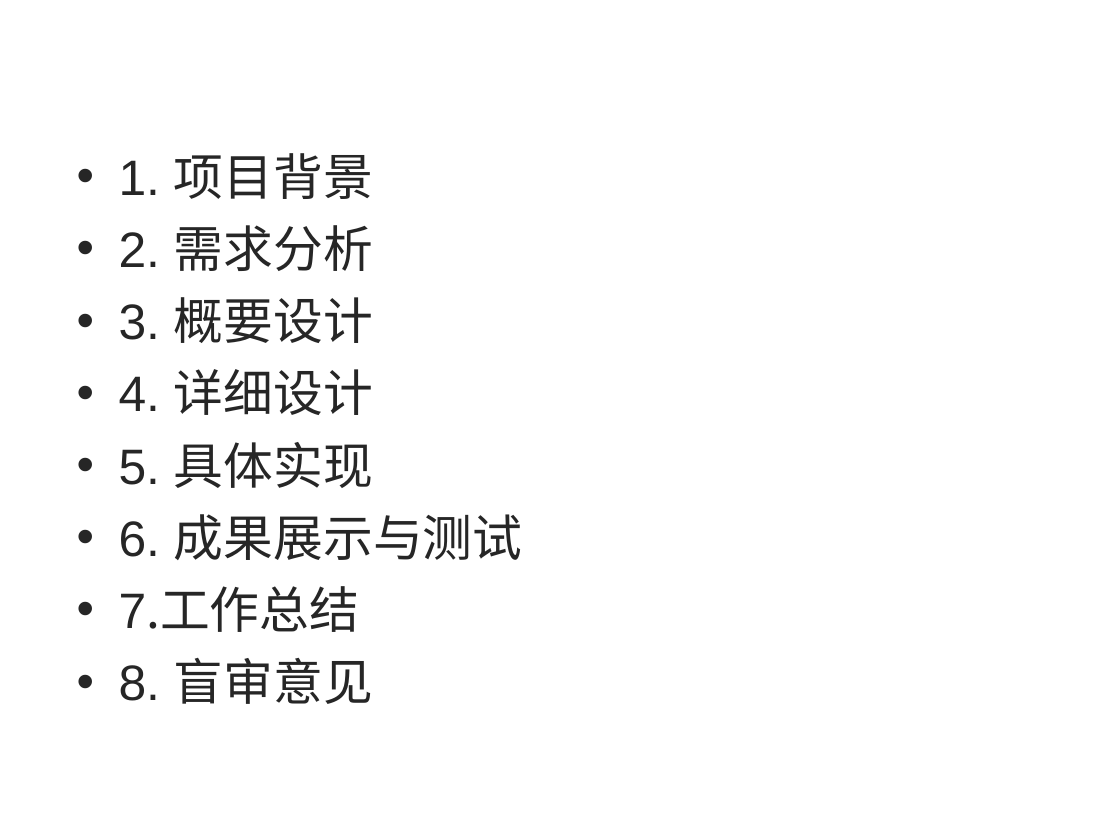
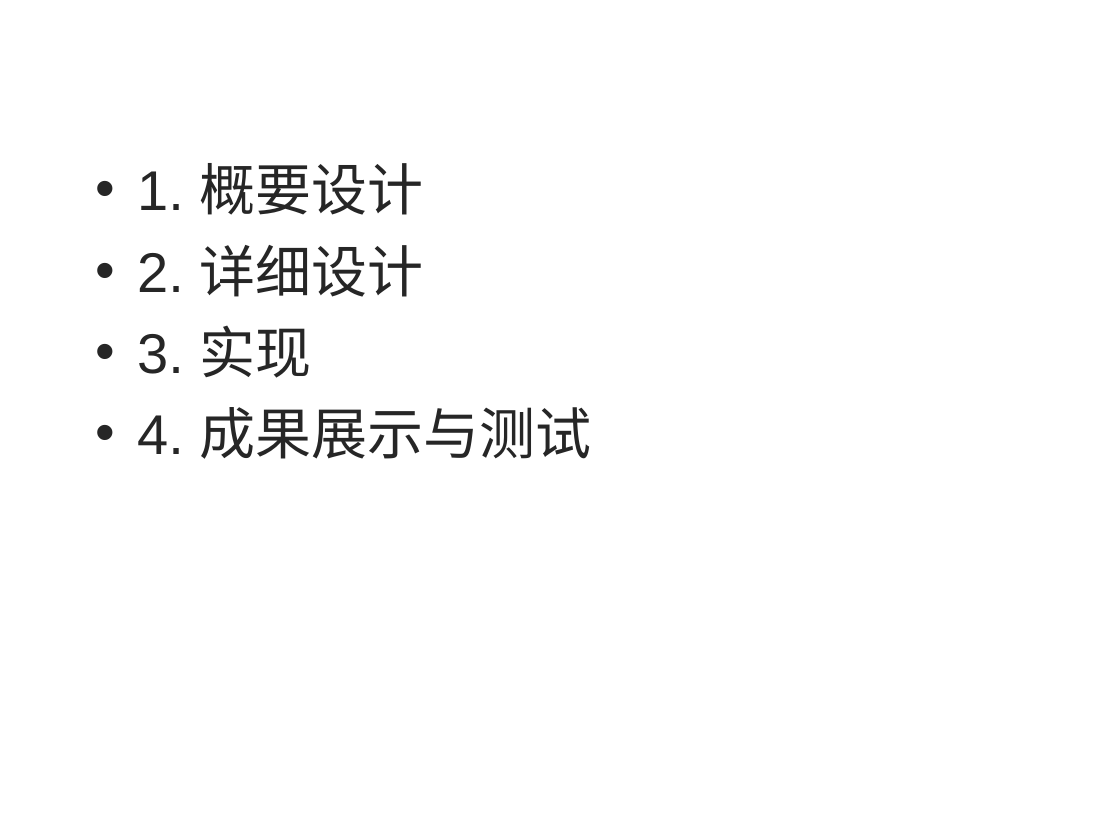
Before and after one commit to azadjun/paper, a slide deck: slide 10 of 答辩-李俊SA14226354.ppt (slide 2 before the commit). Drawn at 1120x840 pixels with LibreOffice and Linux fonts; fonts in the diff are those of the drawing; background and template pictures are left out. Boxes give left, top, right and bottom in pixels: in the first picture for what was removed or moved away, otherwise in the second. Text is boxed around its words. In the diff, an @@ line names an element or a change of style, - is before the commit and + after.

```diff
--- a/答辩-李俊SA14226354.ppt
+++ b/答辩-李俊SA14226354.ppt
@@ text at <box>137,163,591,459</box>: text changed; size 32 to 36 pt @@
-• 1. 项目背景
-• 2. 需求分析
-• 3. 概要设计
-• 4. 详细设计
-• 5. 具体实现
-• 6. 成果展示与测试
-• 7.工作总结
-• 8. 盲审意见
+• 1. 概要设计
+• 2. 详细设计
+• 3. 实现
+• 4. 成果展示与测试
```
Also in this commit, not shown: 6 other slides changed, 1 slide added, 3 other files.
